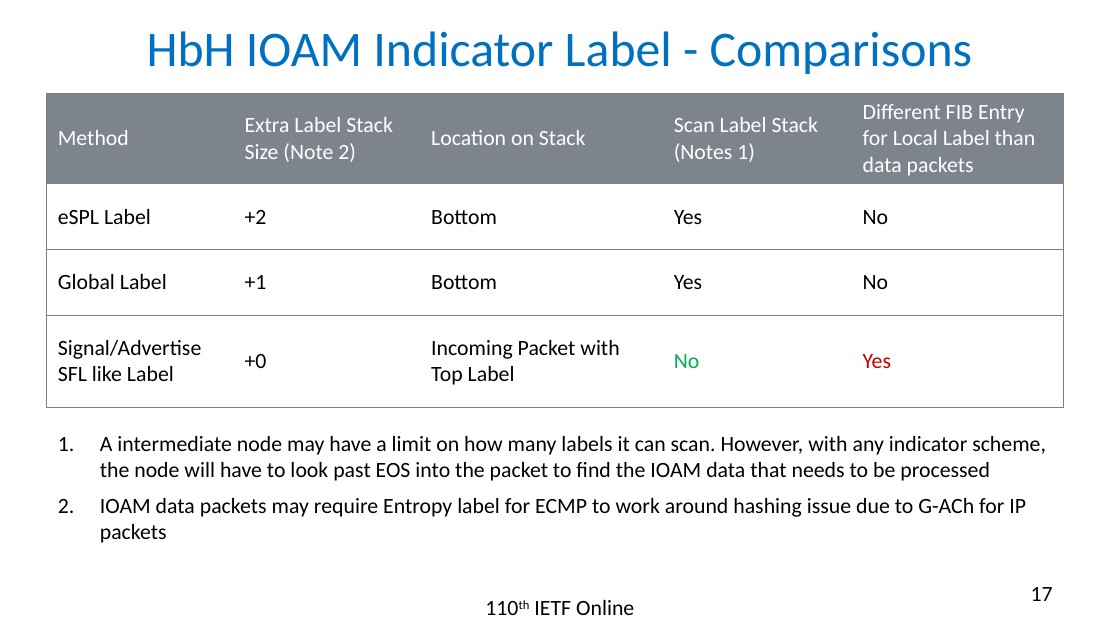
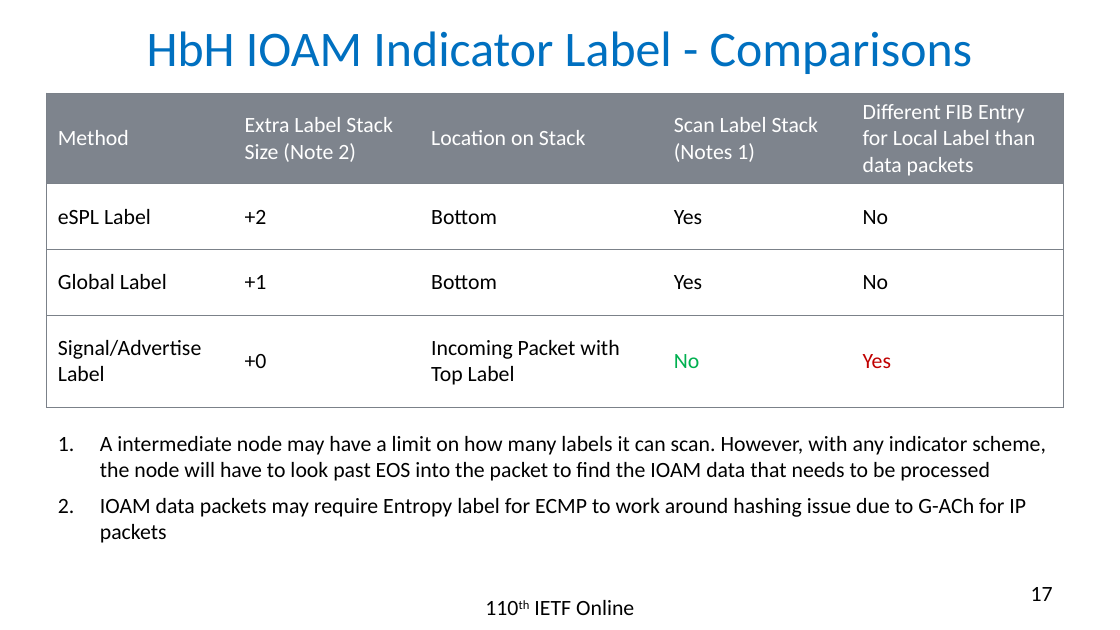
Before and after one commit to rakgandhi/ietf-slides, a slide deck: slide 17 of draft-gandhi-mpls-ioam-sr-06.pptx. Drawn at 1120x630 pixels with LibreOffice and Linux fonts; fonts in the diff are those of the drawing. Boxes give left, top, right and bottom in pixels: in the first picture for what was removed or moved away, otherwise in the second. Text is boxed around its words. In the diff, an @@ line names an element or a change of style, - is before the commit and + after.

```diff
--- a/draft-gandhi-mpls-ioam-sr-06.pptx
+++ b/draft-gandhi-mpls-ioam-sr-06.pptx
@@ table at <box>47,93,1066,405</box> @@
-row 4, column 1: Signal/Advertise SFL like Label
+row 4, column 1: Signal/Advertise Label
```
Also in this commit, not shown: 6 other slides changed, 1 other file.
